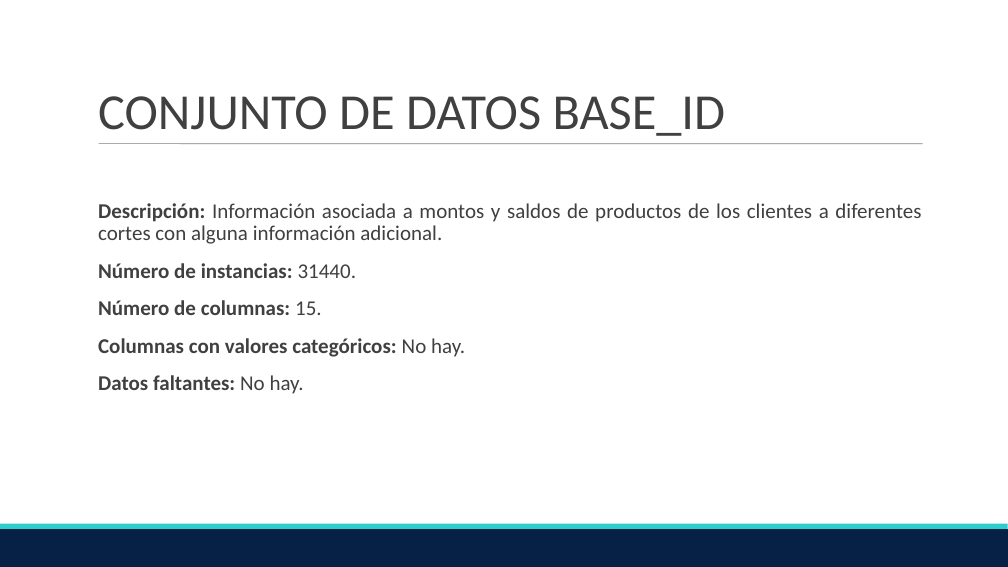
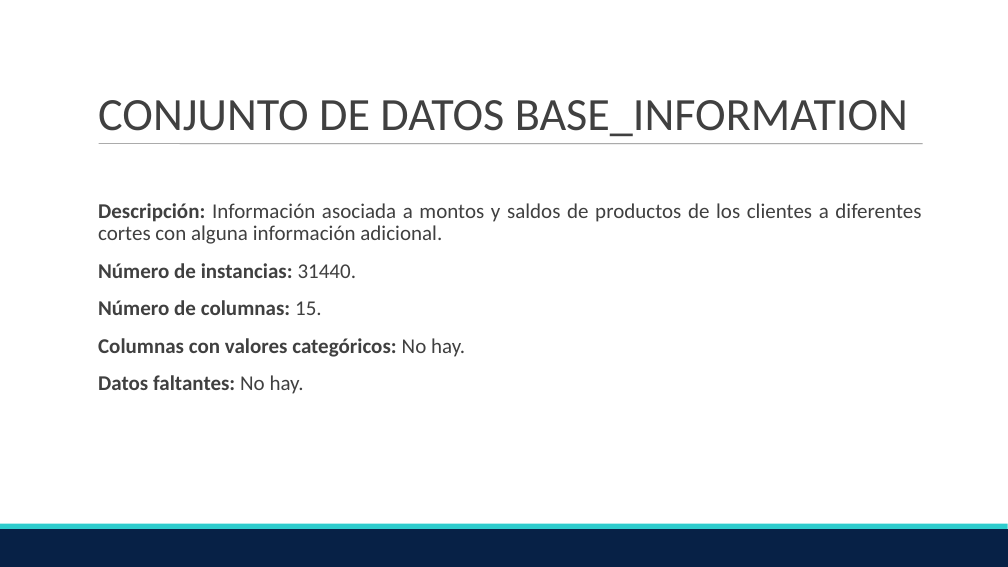
Before and after one commit to castellanosleonardo/test_ypd, a slide deck: slide 8 of Proyecto analítico Young Professional Data.ppt. Drawn at 1008x567 pixels with LibreOffice and Linux fonts; fonts in the diff are those of the drawing. Boxes give left, top, right and bottom in pixels: in the first picture for what was removed or moved away, otherwise in the second. Text is boxed around its words. In the diff, an @@ line names an element or a change of style, - is before the commit and + after.

Commit message:
Update

```diff
--- a/Proyecto analítico Young Professional Data.ppt
+++ b/Proyecto analítico Young Professional Data.ppt
@@ title at bbox=[98, 100, 908, 136]: text changed; size 48 to 44 pt @@
-CONJUNTO DE DATOS BASE_ID
+CONJUNTO DE DATOS BASE_INFORMATION
```
